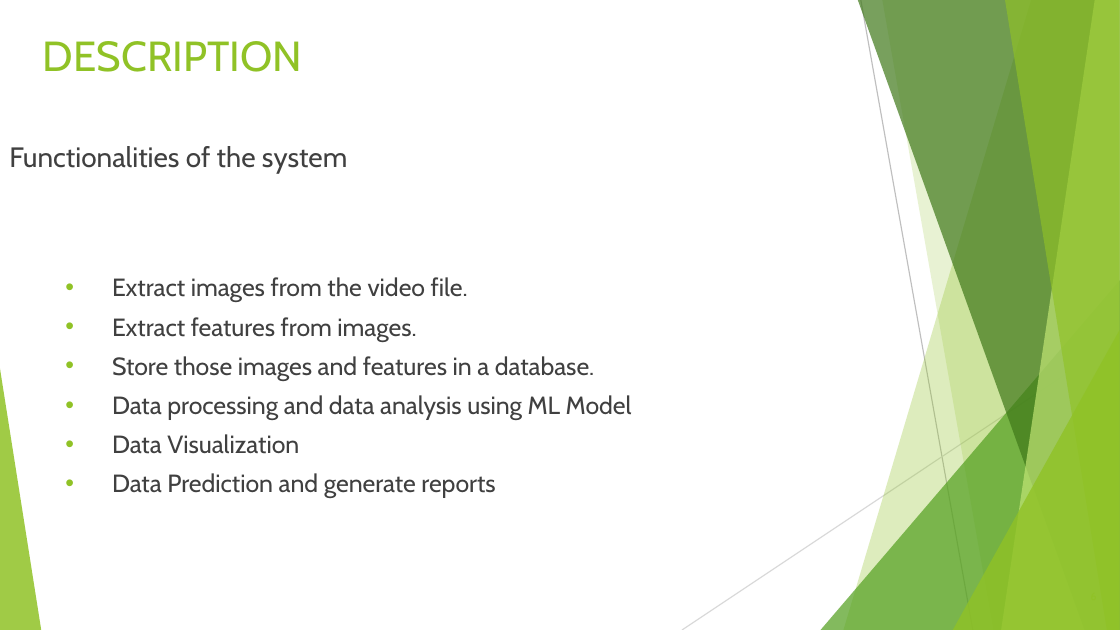
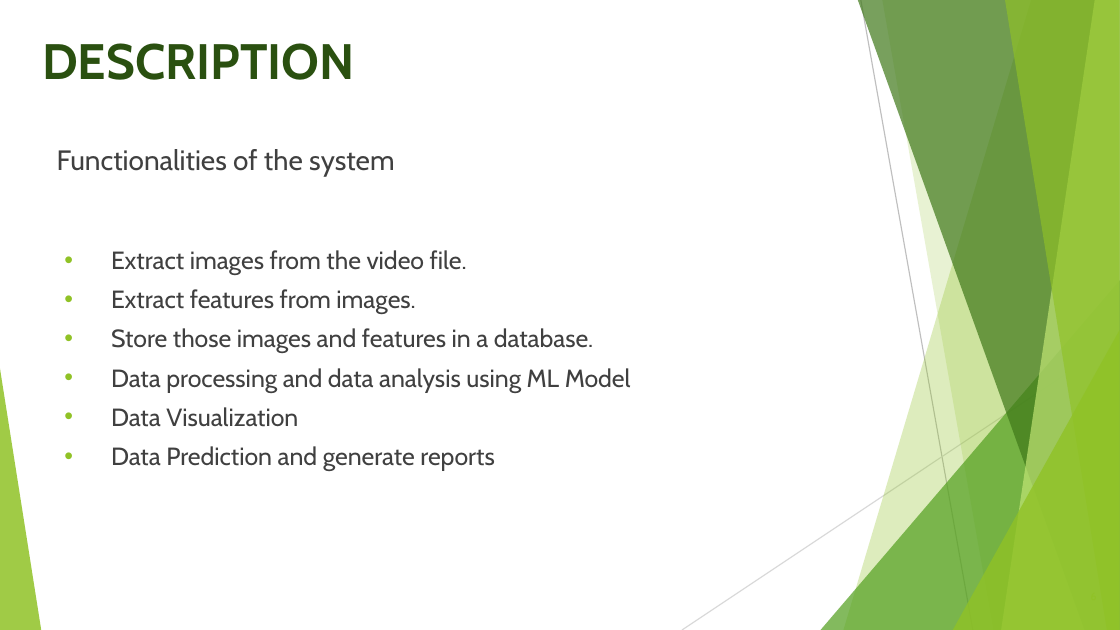
Before and after one commit to AthulRajuGit/2021_IBM_Code_Challenge_Greeenhouse_Monitoring_System, a slide deck: slide 6 of PRESENTATION/IBM PPT (1).pptx. Drawn at 1120x630 pixels with LibreOffice and Linux fonts; fonts in the diff are those of the drawing. Boxes give left, top, right and bottom in pixels: in the first picture for what was removed or moved away, otherwise in the second. Text is boxed around its words. In the diff, an @@ line names an element or a change of style, - is before the commit and + after.

```diff
--- a/PRESENTATION/IBM PPT (1).pptx
+++ b/PRESENTATION/IBM PPT (1).pptx
@@ title "DESCRIPTION" at [42, 43, 355, 80]: size 27 to 32 pt, text colour #90C226 to #2A5010, bold on @@
@@ text "Functionalities of the system" rewrapped from [9, 146, 632, 498] to [57, 149, 631, 471] @@
```
Also in this commit, not shown: 9 other slides changed.
